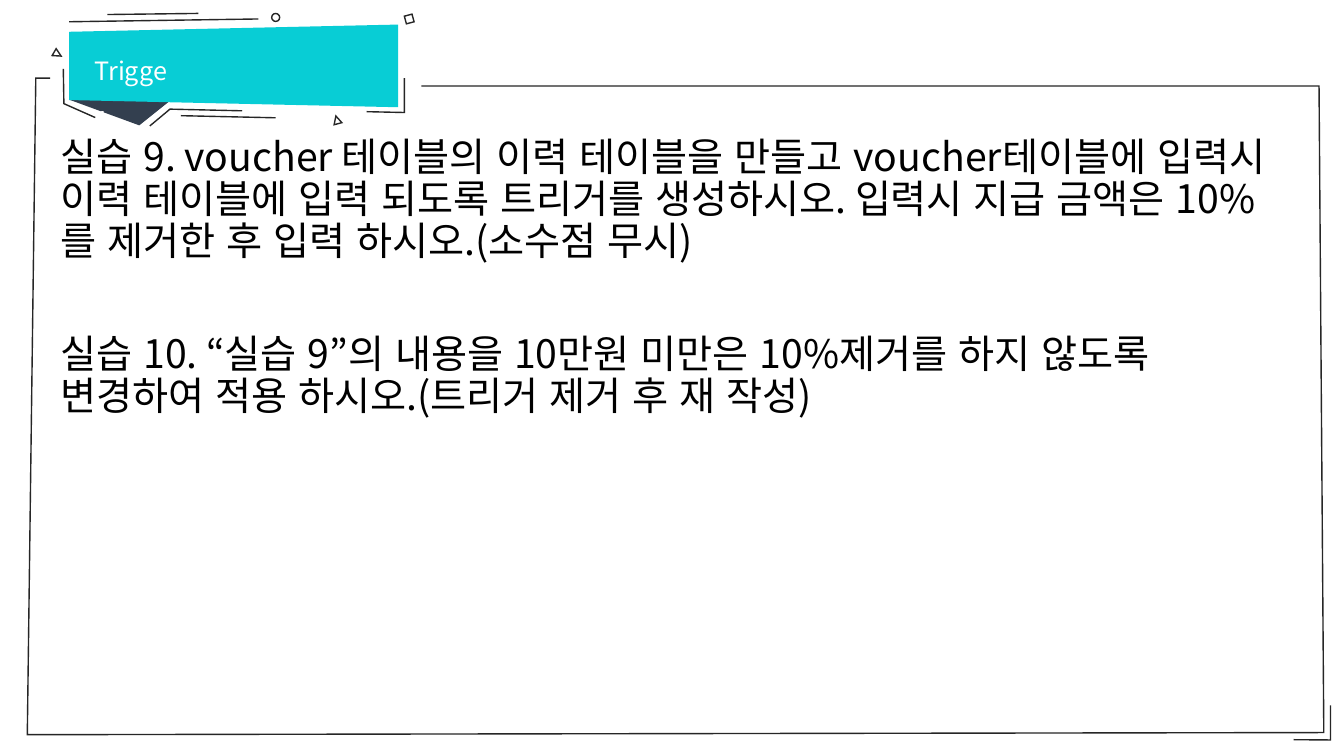
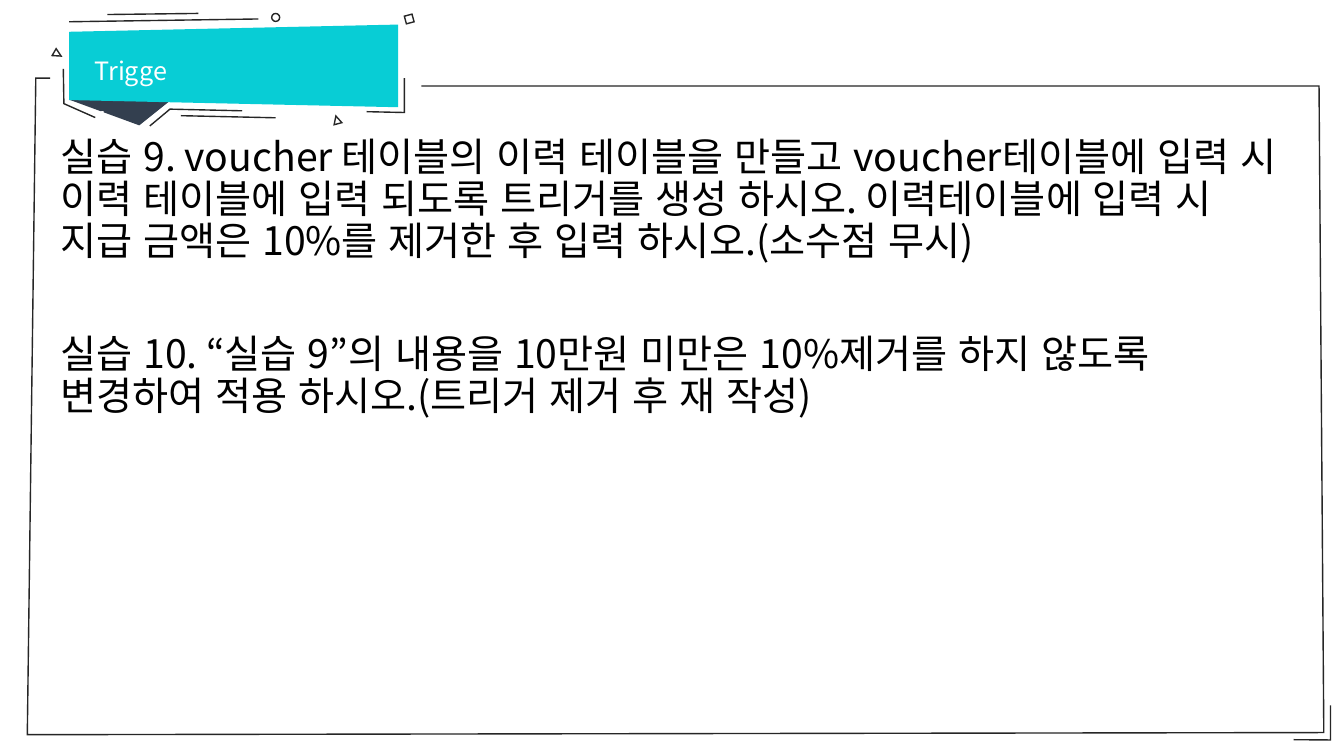
Before and after one commit to hitxid/openDatabase, a slide deck: slide 21 of database/9강 MySQL Trigger.pptx (slide 20 before the commit). Drawn at 1344x756 pixels with LibreOffice and Linux fonts; fonts in the diff are those of the drawing. Boxes give left, top, right and bottom in pixels: in the first picture for what was removed or moved away, otherwise in the second. Text is boxed around its words. In the diff, an @@ line names an element or a change of style, - is before the commit and + after.

Commit message:
9강 실습내용 일부 추가

```diff
--- a/database/9강 MySQL Trigger.pptx
+++ b/database/9강 MySQL Trigger.pptx
@@ text at (60,138,1276,263): text changed @@
-실습 9. voucher 테이블의 이력 테이블을 만들고 voucher테이블에 입력시 이력 테이블에 입력 되도록 트리거를 생성하시오. 입력시 지급 금액은 10%를 제거한 후 입력 하시오.(소수점 무시)
+실습 9. voucher 테이블의 이력 테이블을 만들고 voucher테이블에 입력 시 이력 테이블에 입력 되도록 트리거를 생성 하시오. 이력테이블에 입력 시 지급 금액은 10%를 제거한 후 입력 하시오.(소수점 무시)
```
Also in this commit, not shown: 2 other slides changed, 1 slide added, 2 other files.
